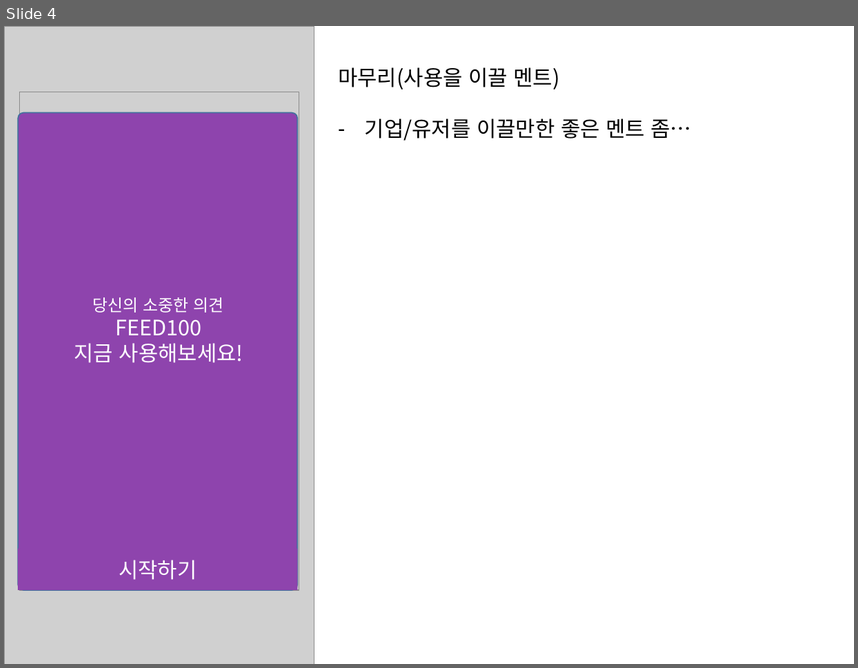
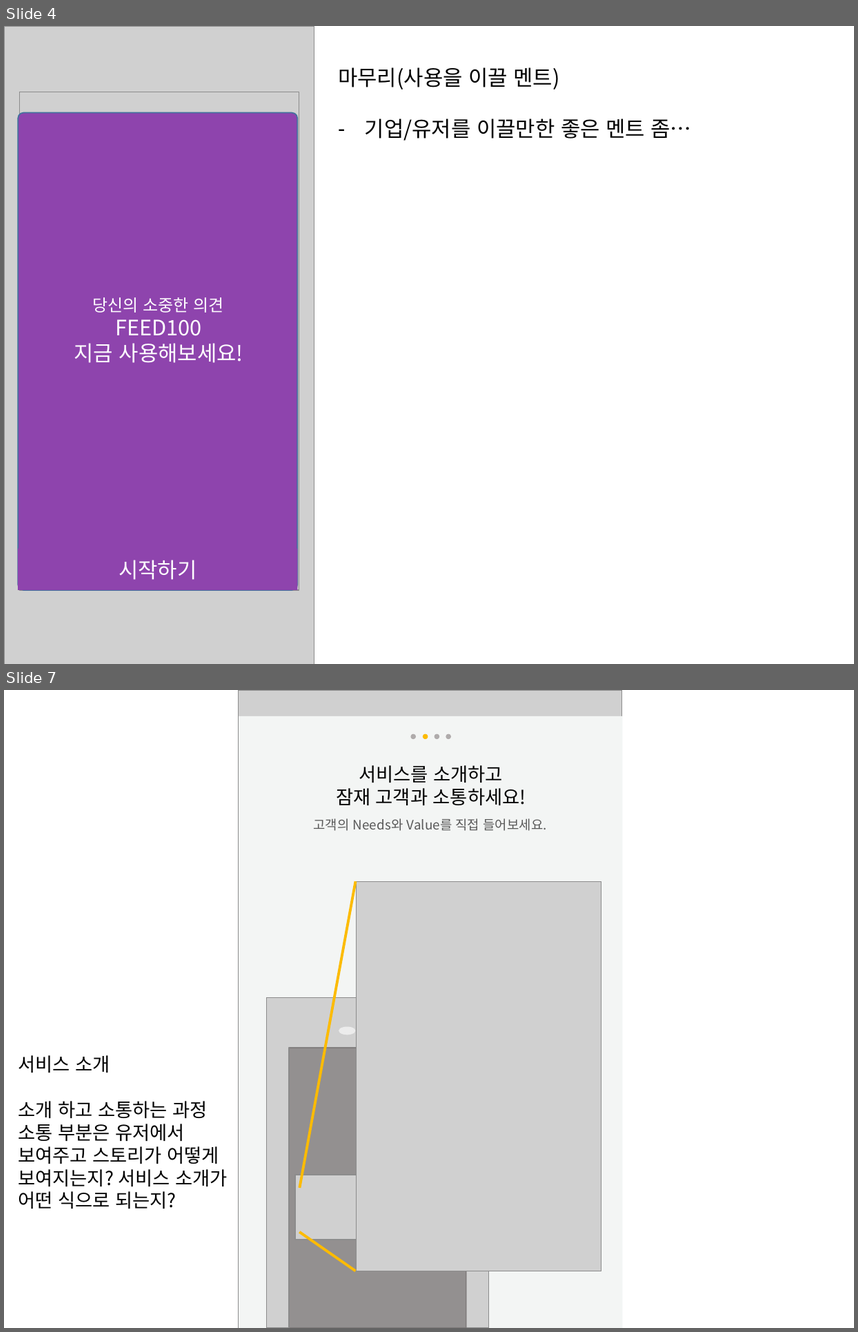
Before and after one commit to drkim0830/feed100, a slide deck: 앱소개.pptx. Shown one above the other, each under a label of ours: slide 4 before the commit, slides 4 and 7 after it; the slides between them are not shown. The pictures are 858x668 and 858x1332 pixels, drawn with LibreOffice and Linux fonts; fonts in the diff are those of the drawing; grey boxes stand for pictures. Boxes give left, top, right and bottom in pixels: in the first picture for what was removed or moved away, otherwise in the second. Text is boxed around its words. In the diff, an @@ line names an element or a change of style, - is before the commit and + after.

```diff
--- a/앱소개.pptx
+++ b/앱소개.pptx
@@ slide 7 added at (x1=4, y1=690, x2=854, y2=1328), background #FFFFFF @@
@@ picture added at (x1=239, y1=690, x2=623, y2=1328) @@
@@ rectangle added at (x1=239, y1=716, x2=623, y2=1328), fill #F3F5F4 @@
@@ group added at (x1=411, y1=734, x2=451, y2=739): 4 ellipses @@
@@ text added at (x1=336, y1=765, x2=526, y2=805), 16 pt, text #000000 @@
+서비스를 소개하고
+잠재 고객과 소통하세요!
@@ text added at (x1=313, y1=818, x2=547, y2=831), 11 pt, text #595959 @@
+고객의 Needs와 Value를 직접 들어보세요.
@@ line added from (356, 881) to (300, 1187), #FCBB01 2.25 pt @@
@@ picture added at (x1=356, y1=881, x2=601, y2=1270) @@
@@ picture added at (x1=267, y1=998, x2=488, y2=1328) @@
@@ ellipse added at (x1=339, y1=1027, x2=356, y2=1035), fill #ECECEC @@
@@ text added at (x1=18, y1=1055, x2=227, y2=1209), 16 pt, text #000000 @@
+서비스 소개
+소개 하고 소통하는 과정
+소통 부분은 유저에서 보여주고 스토리가 어떻게 보여지는지? 서비스 소개가 어떤 식으로 되는지?
@@ picture added at (x1=289, y1=1047, x2=466, y2=1328) @@
@@ rectangle added at (x1=290, y1=1047, x2=466, y2=1328), fill #767171 at 67% opacity @@
@@ picture added at (x1=296, y1=1174, x2=386, y2=1239) @@
@@ line added from (356, 1270) to (300, 1232), #FCBB01 2.25 pt @@
```
Also in this commit, not shown: 2 slides changed, 3 other slides added.
